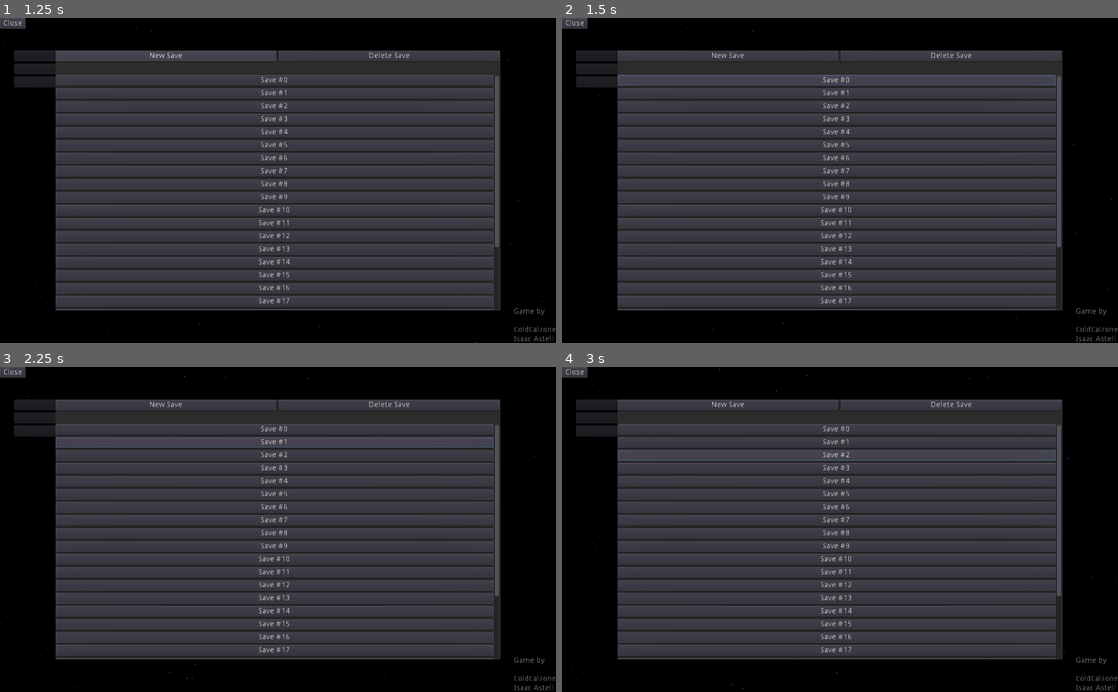
Above: before the commit, frames 1-4 (two rows, left to right).
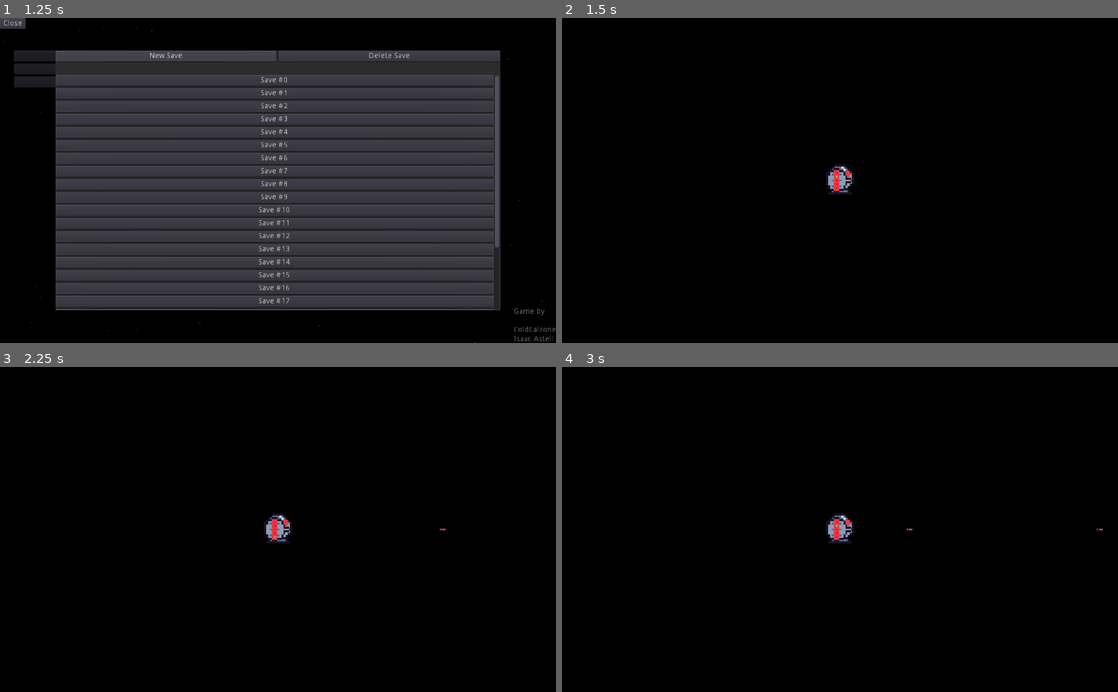
Above: after the commit, the same moments.

Repository: ColdCalzone/gmtk-gwj-34
Game: Godot game, scene res://ui/MainMenu.tscn
Same seed, same stepped clock (60 frames per second), same inputs: the game is played once before the commit and once after it. This scene is started directly instead of the project's main scene. The engine's default icon, where the game draws it, is replaced by a stand-in: a white triangle on a blue panel in a dark square.
Inputs (mouse positions are in pixels of both pictures, inside the frame that each line leads up to):
- Up to frame 1 (1.25 s): click "Play" at 0.5 s
- Up to frame 2 (1.5 s): click "Save #0" at 1.25 s
- Up to frame 3 (2.25 s): click (272, 441) at 2 s, where only the run before the commit has a clickable "Save #1"
- Up to frame 4 (3 s): click (834, 454) at 2.75 s, where only the run before the commit has a clickable "Save #2"

Frame 1 is identical in both runs. In frame 2, 65% of the frame differs, in the area x 0-100%, y 0-100%; in frame 3, 65%; in frame 4, 65%.

Commit message:
Select save menu now temporarily loads up the 0th level

Diff:
--- a/ui/SelectSaveMenu.gd
+++ b/ui/SelectSaveMenu.gd
@@ -16,6 +16,7 @@
 
 func load_file(file_name: String) -> void:
 	print("Load ", file_name)
+	LevelManager.load_level(0)
 	# Call level manager to load specific level, and also save file
 	# contents to global variable.
 
